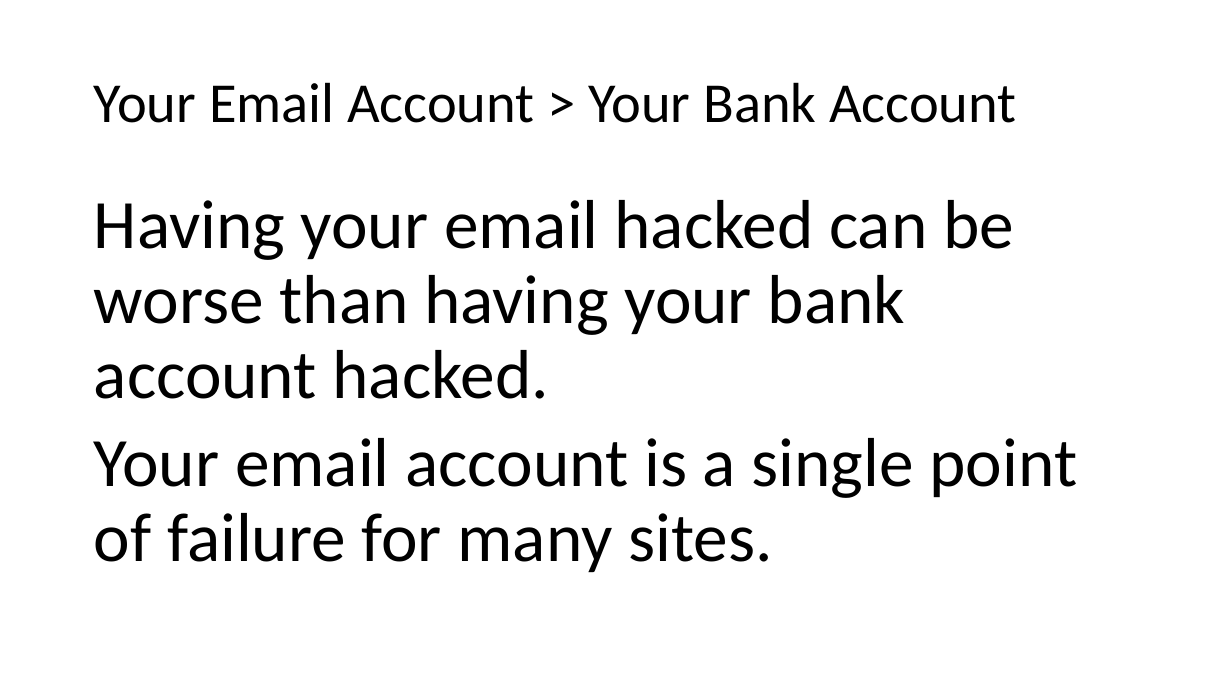
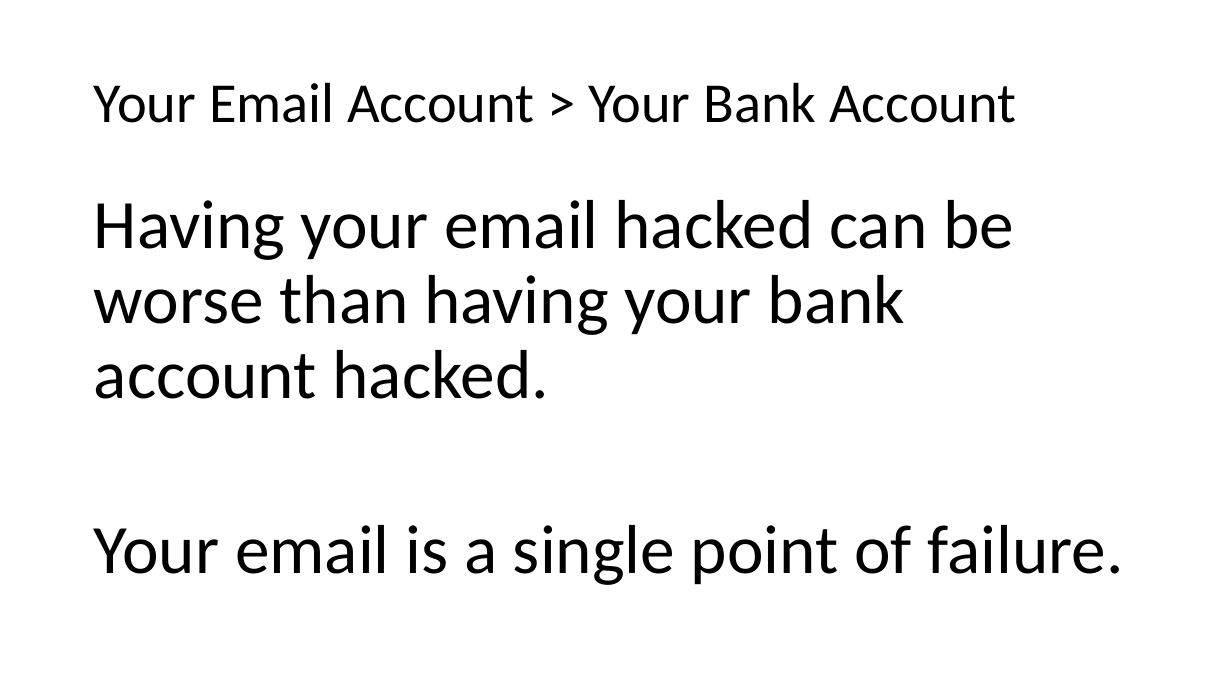
Before and after one commit to williamadba/Public-Presentations, a slide deck: slide 7 of Personal Practical Cybersecurity/Personal Practical Cybersecurity.pptx. Drawn at 1232x693 pixels with LibreOffice and Linux fonts; fonts in the diff are those of the drawing. Boxes give left, top, right and bottom in pixels: in the first picture for what was removed or moved away, otherwise in the second. Text is boxed around its words. In the diff, an @@ line names an element or a change of style, - is before the commit and + after.

```diff
--- a/Personal Practical Cybersecurity/Personal Practical Cybersecurity.pptx
+++ b/Personal Practical Cybersecurity/Personal Practical Cybersecurity.pptx
@@ text at <box>94,525,1124,585</box>: text changed @@
-Your email account is a single point of failure for many sites.
+Your email is a single point of failure.
```
Also in this commit, not shown: 15 other slides changed, 4 slides added.
